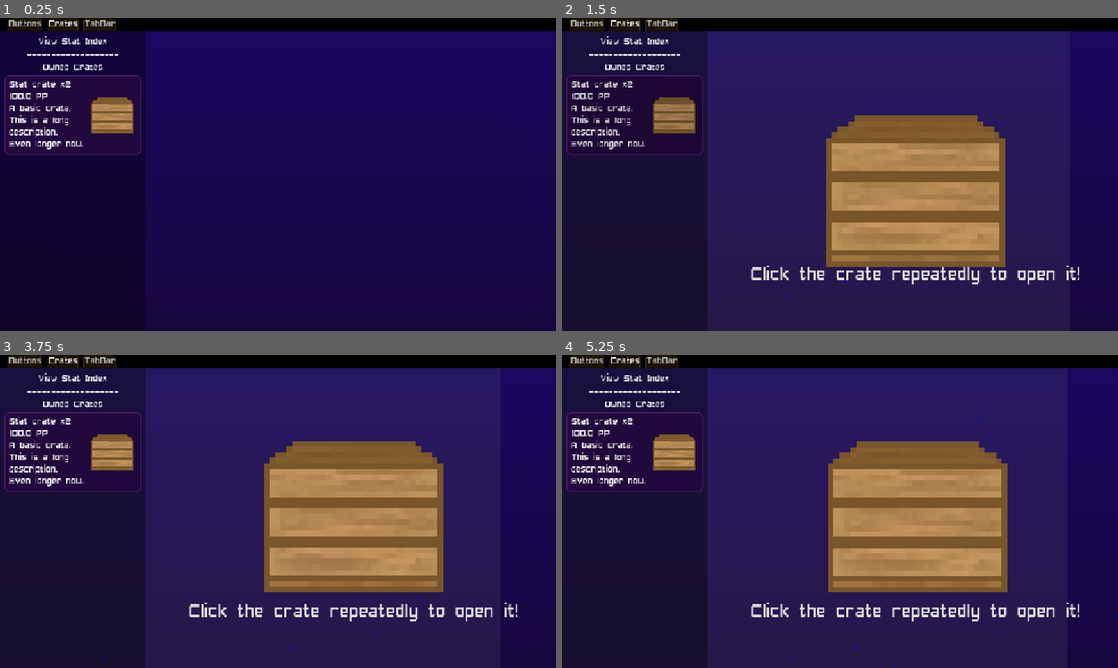
Above: before the commit, frames 1-4 (two rows, left to right).
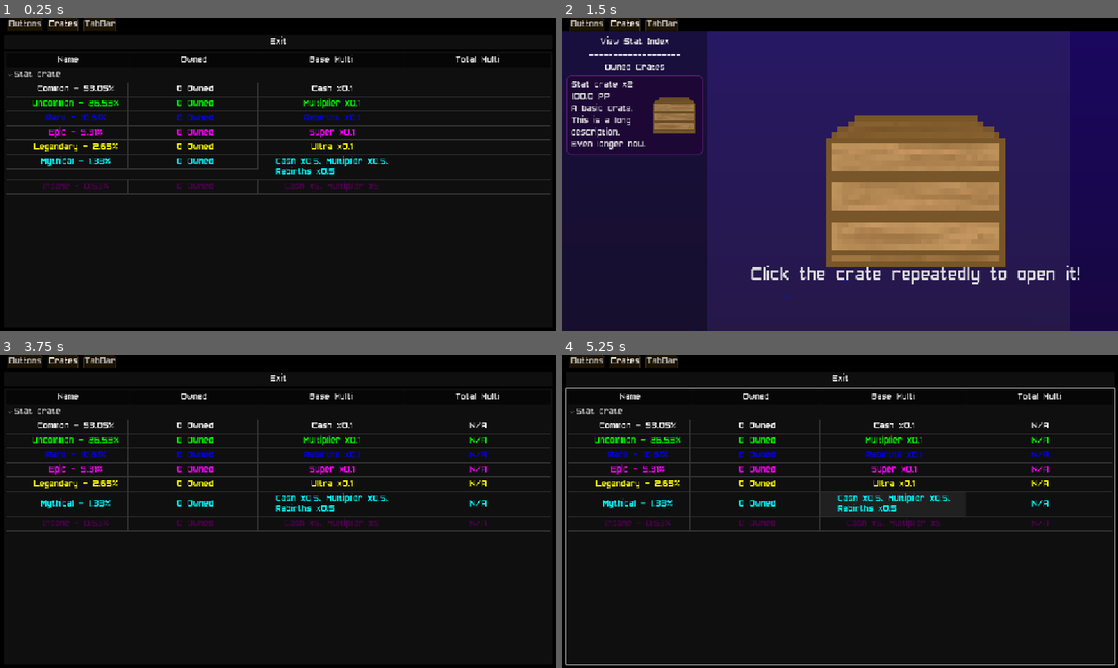
Above: after the commit, the same moments.

Repository: T3rryTim3/ButtonSim
Game: Godot game, scene res://Scenes/main.tscn
The game is run twice, just before and just after one commit, with the same random seed, the same clock (stepped at 60 frames per second) and the same inputs.
Inputs (mouse positions are in pixels of both pictures, inside the frame that each line leads up to):
- Up to frame 1 (0.25 s): no input
- Up to frame 2 (1.5 s): click "View Stat Index" at 0.5 s; click (634, 115) at 1.25 s
- Up to frame 3 (3.75 s): click "Click the crate repeatedly to…" at 2 s; click (355, 520) at 2.75 s; click "View Stat Index" at 3.5 s
- Up to frame 4 (5.25 s): click (634, 452) at 4.25 s; click (917, 511) at 5 s

The runs differ from the first frame. In frame 1, 96% of the frame differs, in the area x 0-100%, y 4-100%; in frame 2, nothing differs; in frame 3, 96%; in frame 4, 96%.

Commit message:
Stat index now is functioning

Diff:
--- a/Scenes/main.tscn
+++ b/Scenes/main.tscn
@@ -13,6 +13,7 @@
 [ext_resource type="Texture2D" uid="uid://dxxodv8cucnv1" path="res://Assets/Textures/Crates/crate.png" id="10_hptm8"]
 [ext_resource type="Script" uid="uid://0bfd861rx2h8" path="res://Scenes/UI/crate.gd" id="11_d1ilt"]
 [ext_resource type="PackedScene" uid="uid://iaaahkovbb77" path="res://Scenes/UI/crate_select_option.tscn" id="11_jkdf5"]
+[ext_resource type="Script" uid="uid://b12pkbwg513aw" path="res://Scripts/UI/crate_stat_index.gd" id="14_jkdf5"]
 
 [sub_resource type="StyleBoxEmpty" id="StyleBoxEmpty_jjvhh"]
 
@@ -500,7 +501,7 @@
 size_flags_horizontal = 3
 size_flags_vertical = 3
 
-[node name="Button" type="Button" parent="Game/TabContainer/Crates/CrateMenu/HSplitContainer/ScrollContainer/VBoxContainer"]
+[node name="ShowStatIndex" type="Button" parent="Game/TabContainer/Crates/CrateMenu/HSplitContainer/ScrollContainer/VBoxContainer"]
 layout_mode = 2
 text = "View Stat Index"
 flat = true
@@ -602,55 +603,31 @@
 text = "Crate - Click to Open!"
 flat = true
 
-[node name="CrateStatIndex" type="CenterContainer" parent="Game/TabContainer/Crates/CrateMenu"]
-unique_name_in_owner = true
-visible = false
-layout_mode = 2
+[node name="CrateStatIndex" type="Control" parent="Game/TabContainer/Crates/CrateMenu"]
+unique_name_in_owner = true
+layout_mode = 2
+script = ExtResource("14_jkdf5")
 
 [node name="PanelContainer" type="PanelContainer" parent="Game/TabContainer/Crates/CrateMenu/CrateStatIndex"]
-layout_mode = 2
+layout_mode = 1
+anchors_preset = 15
+anchor_right = 1.0
+anchor_bottom = 1.0
+grow_horizontal = 2
+grow_vertical = 2
 theme_override_styles/panel = SubResource("StyleBoxFlat_wsu2k")
 
 [node name="VBoxContainer" type="VBoxContainer" parent="Game/TabContainer/Crates/CrateMenu/CrateStatIndex/PanelContainer"]
 layout_mode = 2
 
-[node name="Label" type="Label" parent="Game/TabContainer/Crates/CrateMenu/CrateStatIndex/PanelContainer/VBoxContainer"]
-layout_mode = 2
-text = "Crate Stats"
-horizontal_alignment = 1
-
-[node name="TabContainer" type="TabContainer" parent="Game/TabContainer/Crates/CrateMenu/CrateStatIndex/PanelContainer/VBoxContainer"]
+[node name="ExitButton" type="Button" parent="Game/TabContainer/Crates/CrateMenu/CrateStatIndex/PanelContainer/VBoxContainer"]
+layout_mode = 2
+text = "Exit"
+
+[node name="AllCratesTree" type="Tree" parent="Game/TabContainer/Crates/CrateMenu/CrateStatIndex/PanelContainer/VBoxContainer"]
 layout_mode = 2
 size_flags_vertical = 3
-current_tab = 0
-clip_tabs = false
-
-[node name="All Crates" type="TabBar" parent="Game/TabContainer/Crates/CrateMenu/CrateStatIndex/PanelContainer/VBoxContainer/TabContainer"]
-layout_mode = 2
-metadata/_tab_index = 0
-
-[node name="PanelContainer" type="PanelContainer" parent="Game/TabContainer/Crates/CrateMenu/CrateStatIndex/PanelContainer/VBoxContainer/TabContainer/All Crates"]
-layout_mode = 1
-anchors_preset = 15
-anchor_right = 1.0
-anchor_bottom = 1.0
-grow_horizontal = 2
-grow_vertical = 2
-
-[node name="Tree" type="Tree" parent="Game/TabContainer/Crates/CrateMenu/CrateStatIndex/PanelContainer/VBoxContainer/TabContainer/All Crates/PanelContainer"]
-layout_mode = 2
-
-[node name="Owned" type="TabBar" parent="Game/TabContainer/Crates/CrateMenu/CrateStatIndex/PanelContainer/VBoxContainer/TabContainer"]
-visible = false
-layout_mode = 2
-metadata/_tab_index = 1
-
-[node name="Tree" type="Tree" parent="Game/TabContainer/Crates/CrateMenu/CrateStatIndex/PanelContainer/VBoxContainer/TabContainer/Owned"]
-layout_mode = 2
-anchor_right = 1.0
-anchor_bottom = 1.0
-offset_top = 28.0
-offset_bottom = 5.0
+column_titles_visible = true
 
 [node name="TabBar" type="TabBar" parent="Game/TabContainer"]
 visible = false
--- a/Scripts/UI/crate_menu.gd
+++ b/Scripts/UI/crate_menu.gd
@@ -33,3 +33,4 @@
 
 func _ready() -> void:
 	_load_crate_selections()
+	$HSplitContainer/ScrollContainer/VBoxContainer/ShowStatIndex.pressed.connect($CrateStatIndex.open)
--- a/Scripts/UI/crate_select_option.gd
+++ b/Scripts/UI/crate_select_option.gd
@@ -6,6 +6,7 @@
 
 var crate_data:Dictionary = {}
 var show_data:bool = true
+
 
 func load_crate(crate:Dictionary = {}):
 	crate_data = crate
@@ -16,12 +17,14 @@
 	if "desc" in crate:
 		data_container.get_node("Desc").text = crate["desc"]
 
+
 func _process(delta: float) -> void:
 	if show_data and data_container.visible == false:
 		data_container.visible = true
 	if !show_data and data_container.visible == true:
 		data_container.visible = false
 
+
 func _ready() -> void:
 	$Button.pressed.connect(clicked.emit)
 	SignalBus.CrateOpened.connect(func(): load_crate(crate_data))
--- /dev/null
+++ b/Scripts/UI/crate_stat_index.gd
@@ -0,0 +1,89 @@
+extends Control
+
+@onready var tree:Tree = $PanelContainer/VBoxContainer/AllCratesTree
+var root:TreeItem
+
+## Loads the "All tree" tree with all of the crate and reward data.
+func load_tree() -> void:
+	tree.columns = 4
+	root = tree.create_item()
+	tree.hide_root = true
+	tree.set_column_title(0, "Name")
+	tree.set_column_title(1, "Owned")
+	tree.set_column_title(2, "Base Multi")
+	tree.set_column_title(3, "Total Multi")
+
+	for crate_name in Config.crates:
+
+		var crate = Config.crates[crate_name]
+		var crate_item = tree.create_item(root)
+		var reward_total_weight := 0.0
+
+		crate_item.set_text(0, crate.name)
+		crate_item.set_selectable(0, false)
+
+		for reward in crate.rewards:
+			reward_total_weight += reward.weight
+
+		for reward in crate.rewards:
+
+			var reward_item = tree.create_item(crate_item)
+
+			# Calculate chance
+			var round_amt:int = 2
+			var chance:float = (reward.weight / reward_total_weight) * 100
+
+			# Round to n digits
+			chance *= pow(10, round_amt)
+			chance = roundf(chance)
+			chance /= pow(10, round_amt)
+
+			# Set data displayed
+			reward_item.set_text(0, reward.name + " - " + str(chance) + "%")
+			reward_item.set_text(1, "0 Owned")
+
+			# Set defaults
+			var text = ""
+			for multi in reward.multi:
+				text += ", " + multi.capitalize() + " x" + str(reward.multi[multi])
+			text = text.lstrip(", ")
+			reward_item.set_text(2, text)
+
+			for x in range(4):
+				reward_item.set_text_alignment(x, HORIZONTAL_ALIGNMENT_CENTER)
+				reward_item.set_autowrap_mode(x, TextServer.AUTOWRAP_WORD)
+				reward_item.set_selectable(x, false)
+				reward_item.set_custom_color(x, reward.color)
+				reward_item.set_custom_bg_color(x, Color(0.2,0.2,0.2), true)
+
+			reward_item.set_meta("reward_data", reward)
+
+func update_tree() -> void:
+	for crate in root.get_children():
+		for reward_item in crate.get_children():
+			if reward_item.has_meta("reward_data"):
+				# Show current multiplier
+				var reward = reward_item.get_meta("reward_data")
+				var reward_count = Game.get_crate_rewards()[reward["name"]]
+				var text = ""
+
+				if reward_count > 0:
+					for multi in reward.multi:
+						text += ", " + multi.capitalize() + " x" + str(reward.multi[multi] * reward_count)
+					text = text.lstrip(", ")
+				else:
+					text = "N/A"
+
+				reward_item.set_text(3, text)
+				reward_item.set_text(1, str(reward_count) + " Owned")
+
+func open() -> void:
+	update_tree()
+	show()
+
+func _ready():
+	if not Game.ready:
+		await Game.ready
+	load_tree()
+
+	$PanelContainer/VBoxContainer/ExitButton.pressed.connect(hide)
Not shown: 1 places in Scenes/main.tscn that only renumber resources
Not shown, added: Scripts/UI/crate_stat_index.gd.uid
